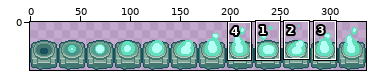
Two versions of one sprite sheet, assets/images/sconce.png. The first picture is a wide view before the edit; the outline marks the close-up.
Close-up. First the earlier version:
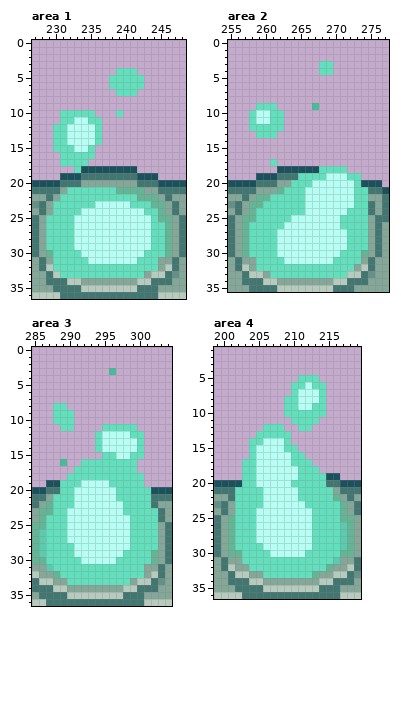
The file is 336x48 pixels. Colours within 5 levels of each other are drawn and written as one. Shown: area 1: x 227..248, y 0..36; area 2: x 255..277, y 0..35; area 3: x 285..304, y 0..36; area 4: x 199..219, y 1..36. The commit also changed other parts of the picture, which this record leaves out.
And afterwards:
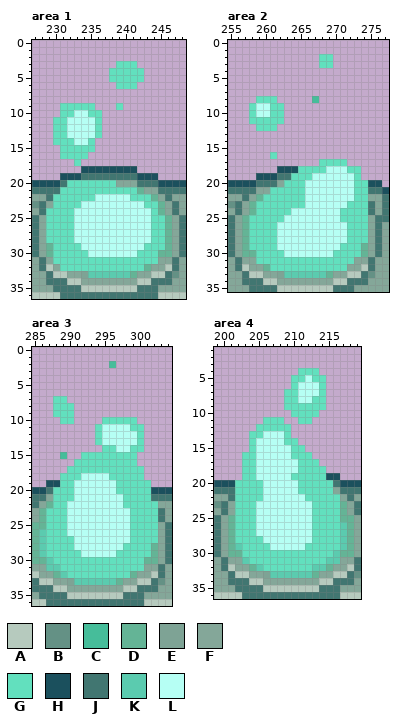
Palette (. is transparent): A #b6cabe  B #649185  C #46bd9a  D #64b496  E #7ea395  F #84a799  G #62e0be  H #1b505d  J #417671  K #5bcbaf  L #b6fff4
The edit:
--- area 1
@@ x 227..248 @@
  2 ......................
- 3 ......................
- 4 ............GGG.......
+ 3 ............GGG.......
+ 4 ...........GGGGG......
  5 ...........GGGGG......
- 6 ...........GGGGG......
- 7 ............GGG.......
+ 6 ............GGG.......
+ 7 ......................
  8 ......................
- 9 ......................
-10 ....GGGGG...G.........
-11 ....GGLLGG............
+ 9 ....GGGGG...G.........
+10 ....GGLLGG............
+11 ...GGLLLLG............
 12 ...GGLLLLG............
 13 ...GGLLLLG............
-14 ...GGLLLLG............
-15 ...GGGLLG.............
-16 ....GGGGG.............
-17 ....GGGG..............
-18 ......GHHHHHHHH.......
+14 ...GGGLLG.............
+15 ....GGGGG.............
+16 ....GGGG..............
+17 ......G...............
+18 .......HHHHHHHH.......
 19 ....HHHJJJJJJJJHHH....
-20 HHHHJJJFFFFFFFFJJJHHHH
-21 JJJJFGGGGGGGDDDDFFJJJJ
-22 FFJFGGGGGGGGGGGDDDFJFF
-23 BJFGGGGGGLLLLLGGGDDFJF
-24 FJFGGGGLLLLLLLLLGGDFJF
-25 JFGGGGLLLLLLLLLLLGDDFJ
+20 HHHHJGGGGGGGFFFJJJHHHH
+21 JJJJGGGGGGGGGGGDFFJJJJ
+22 FFJGGGGGGLLLLLGGGDFJFF
+23 BJFGGGGLLLLLLLLLGGDFJF
+24 FJGGGGLLLLLLLLLLLGDFJF
+25 JFGGGGLLLLLLLLLLLGGDFJ
 26 JFGGGGLLLLLLLLLLLGGDFJ
@@ x 227..248 @@
 28 JFGGGGLLLLLLLLLLLGGDFJ
-29 JFGGGGLLLLLLLLLLLGGDFJ
-30 JFDGGGGLLLLLLLLLGGGDFJ
-31 FJFGGGGGLLLLLLLGGGFFJF
-32 FJAGGGGGGGGGGGGGGGFAJF
-33 FFJAGGGGGGGGGGGGFAAJBF
+29 JFDGGGGLLLLLLLLLGGGDFJ
+30 JFDGGGGGLLLLLLLGGGDDFJ
+31 FJFGGGGGGGGGGGGGGGFFJF
+32 FJAFGGGGGGGGGGGGDFFAJF
+33 FFJAAFFEKKKKKKDFFAAJBF
 34 FFJJJAAFFFFFFFFAAJJJFF
--- area 2
@@ x 266..271 @@
  1 ......
- 2 ......
+ 2 ..GG..
  3 ..GG..
- 4 ..GG..
+ 4 ......
  5 ......
@@ x 255..277 @@
  7 .......................
- 8 .......................
- 9 ....GGG.....C..........
+ 8 ....GGG.....C..........
+ 9 ...GLLGG...............
 10 ...GLLGG...............
-11 ...GLLGG...............
-12 ...GGGGG...............
-13 ....GGG................
+11 ...GGGGG...............
+12 ....GGG................
+13 .......................
 14 .......................
 15 .......................
-16 .......................
-17 ......G................
-18 .......HHHHHHGGGG......
-19 ....HHHJJJGGGGLLLGG....
-20 HHHHJJJFFGGGLLLLLLGHHH.
-21 JJJJFFFDGGGLLLLLLLGGJJH
-22 FFJFDDGGGGGLLLLLLLGGFFJ
-23 BJFDDGGGGGGLLLLLLLGGJFJ
-24 FJFDGGGGGGGLLLLLLGGGJFJ
-25 JFDDGGGGGLLLLLLLGGGGFJJ
-26 JFDGGGGGLLLLLLLLGGGGFJF
+16 ......G................
+17 .............GGGG......
+18 .......HHHGGGGLLLGG....
+19 ....HHHJJGGGLLLLLLG....
+20 HHHHJJJFGGGLLLLLLLGGHH.
+21 JJJJFFGGGGGLLLLLLLGGJJH
+22 FFJFDGGGGGGLLLLLLLGGFFJ
+23 BJFDGGGGGGGLLLLLLGGGJFJ
+24 FJFDGGGGGLLLLLLLGGGGJFJ
+25 JFDGGGGGLLLLLLLLGGGGFJJ
+26 JFDGGGGLLLLLLLLLLGGGFJF
 27 JFDGGGGLLLLLLLLLLGGGFJF
 28 JFDGGGGLLLLLLLLLLGGGFJF
-29 JFDGGGGLLLLLLLLLLGGGFJF
-30 JFDGGGGLLLLLLLLLGGGDFJF
-31 FJFFGGGGLLLLLLLGGGGFJFF
-32 FJAFGGGGGGGGGGGGGGFAJFF
-33 FFJAAFGGGGGGGGGGGAAJBFF
+29 JFDGGGGLLLLLLLLLGGGDFJF
+30 JFDDGGGGLLLLLLLGGGGDFJF
+31 FJFFGGGGGGGGGGGGGGFFJFF
+32 FJAFFDGGGGGGGGGGGFFAJFF
+33 FFJAAFFEKKKKKKDFFAAJBFF
 34 FFJJJAAFFFFFFFFAAJJJFFF
--- area 3
@@ x 294..298 @@
  1 .....
- 2 .....
- 3 ..C..
+ 2 ..C..
+ 3 .....
  4 .....
@@ x 285..304 @@
  6 ....................
- 7 ....................
- 8 ...GG...............
+ 7 ...GG...............
+ 8 ...GGG..............
  9 ...GGG..............
-10 ...GGG..............
-11 ....GG....GGGGG.....
-12 .........GLLLLGG....
+10 ....GG....GGGGG.....
+11 .........GLLLLGG....
+12 .........GLLLLLG....
 13 .........GLLLLLG....
-14 .........GLLLLLG....
-15 ..........GGLLGG....
-16 ....C..GGGGGGGG.....
-17 ......GGGGGGGGG.....
-18 .....GGGGGGGGGGG....
-19 ..HHGGGLLLLGGGGG....
-20 HHJJGGLLLLLLGGGGGHHH
-21 JJFGGGLLLLLLGGGGGJJJ
-22 JFDGGGLLLLLLLGGGGJFF
-23 FDDGGLLLLLLLLGGGGGJF
+14 ..........GGLLGG....
+15 ....C..GGGGGGGG.....
+16 ......GGGGGGGGG.....
+17 .....GGGGGGGGGGG....
+18 ....GGGLLLLGGGGG....
+19 ..HHGGLLLLLLGGGGG...
+20 HHJGGGLLLLLLGGGGGHHH
+21 JJFGGGLLLLLLLGGGGJJJ
+22 JFDGGLLLLLLLLGGGGGFF
+23 FDGGGLLLLLLLLLGGGGJF
 24 FDGGGLLLLLLLLLGGGGJF
@@ x 285..304 @@
 26 DKGGGLLLLLLLLLGGGGFJ
-27 DKGGGLLLLLLLLLGGGGFJ
-28 DKGGGGLLLLLLLLGGGGFJ
-29 DKGGGGLLLLLLLGGGGDFJ
-30 DDGGGGGLLLLLGGGGGDFJ
-31 FFKGGGGGGGGGGGGGFFJF
-32 AFFDGGGGGGGGGGGGFAJF
-33 JAAFFGGGGGGGGGFAAJBF
+27 DKGGGGLLLLLLLLGGGGFJ
+28 DKGGGGLLLLLLLGGGGDFJ
+29 DKGGGGGLLLLLGGGGGDFJ
+30 DDKGGGGGGGGGGGGGDDFJ
+31 FFKKGGGGGGGGGGGGFFJF
+32 AFFDKGGGGGGGGGDFFAJF
+33 JAAFFEKKKKKKDFFAAJBF
 34 JJJAAFFFFFFFFAAJJJFF
--- area 4
@@ x 199..219 @@
  3 .....................
- 4 .....................
- 5 ............GGG......
- 6 ...........GGLGG.....
- 7 ...........GLLLG.....
- 8 ..........GGLLLG.....
- 9 ..........GGLLGG.....
-10 ..........GGGGGG.....
-11 ...........GGGG......
-12 .......GGG..GG.......
-13 ......GGGGG..........
-14 .....GGLLLG..........
-15 .....GLLLLGG.........
-16 .....GLLLLLGG........
-17 ....GGLLLLLGGG.......
-18 ....GGLLLLLLGGG......
-19 ....GGLLLLLLGGGGHH...
-20 HHHHGGLLLLLGGGGGJJHHH
+ 4 ............GGG......
+ 5 ...........GGLGG.....
+ 6 ...........GLLLG.....
+ 7 ..........GGLLLG.....
+ 8 ..........GGLLGG.....
+ 9 ..........GGGGGG.....
+10 ...........GGGG......
+11 .......GGG..GG.......
+12 ......GGGGG..........
+13 .....GGLLLG..........
+14 .....GLLLLGG.........
+15 .....GLLLLLGG........
+16 ....GGLLLLLGGG.......
+17 ....GGLLLLLLGGG......
+18 ....GGLLLLLLGGGG.....
+19 ....GGLLLLLGGGGGHH...
+20 HHHGGGGLLLLLGGGGGJHHH
 21 JJJGGGGLLLLLGGGGGFJJJ
-22 FFJGGGGLLLLLGGGGGDFJF
-23 BJFGGGGLLLLLLGGGGGDFJ
+22 FFJGGGGLLLLLLGGGGGFJF
+23 BJFGGGLLLLLLLLGGGGDFJ
 24 FJFGGGLLLLLLLLGGGGDFJ
@@ x 199..219 @@
 27 JFDGGGLLLLLLLLGGGGKDF
-28 JFDGGGLLLLLLLLGGGGKDF
-29 JFDGGGGLLLLLLLGGGGKDF
-30 JFDDGGGGLLLLLGGGGGDDF
-31 FJFFGGGGGGGGGGGGGKFFJ
-32 FJAFFGGGGGGGGGGGDFFAJ
-33 FFJAAFFGGGGGGGDFFAAJB
+28 JFDGGGGLLLLLLLGGGGKDF
+29 JFDKGGGGLLLLLGGGGGKDF
+30 JFDDGGGGGGGGGGGGGKDDF
+31 FJFFKGGGGGGGGGGGKKFFJ
+32 FJAFFDKGGGGGGGKKDFFAJ
+33 FFJAAFFEKKKKKKDFFAAJB
 34 FFJJJAAFFFFFFFFAAJJJF
Where, in picture pixels (left, top, right, bottom), the same in both close-ups:
changed: (46, 61, 165, 278)
changed: (249, 54, 368, 278)
changed: (109, 361, 116, 375)
changed: (46, 396, 158, 515)
changed: (46, 536, 158, 585)
changed: (235, 368, 340, 508)
changed: (235, 536, 340, 578)
